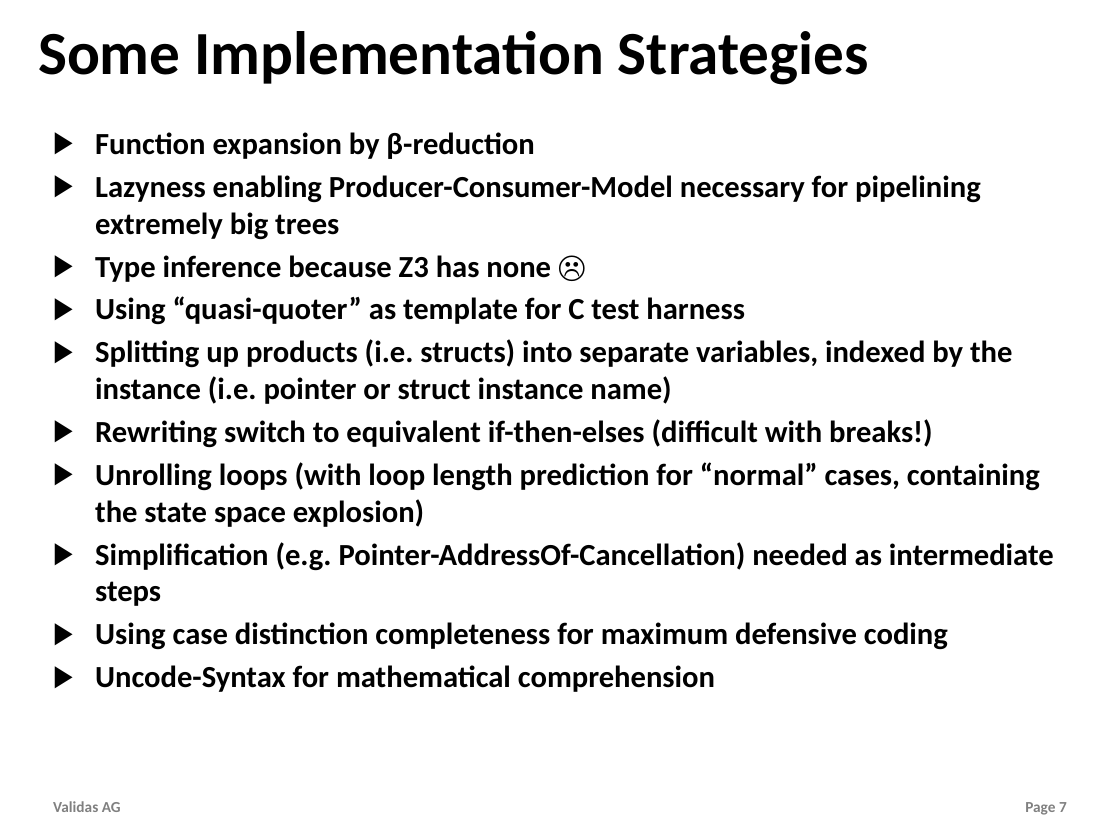
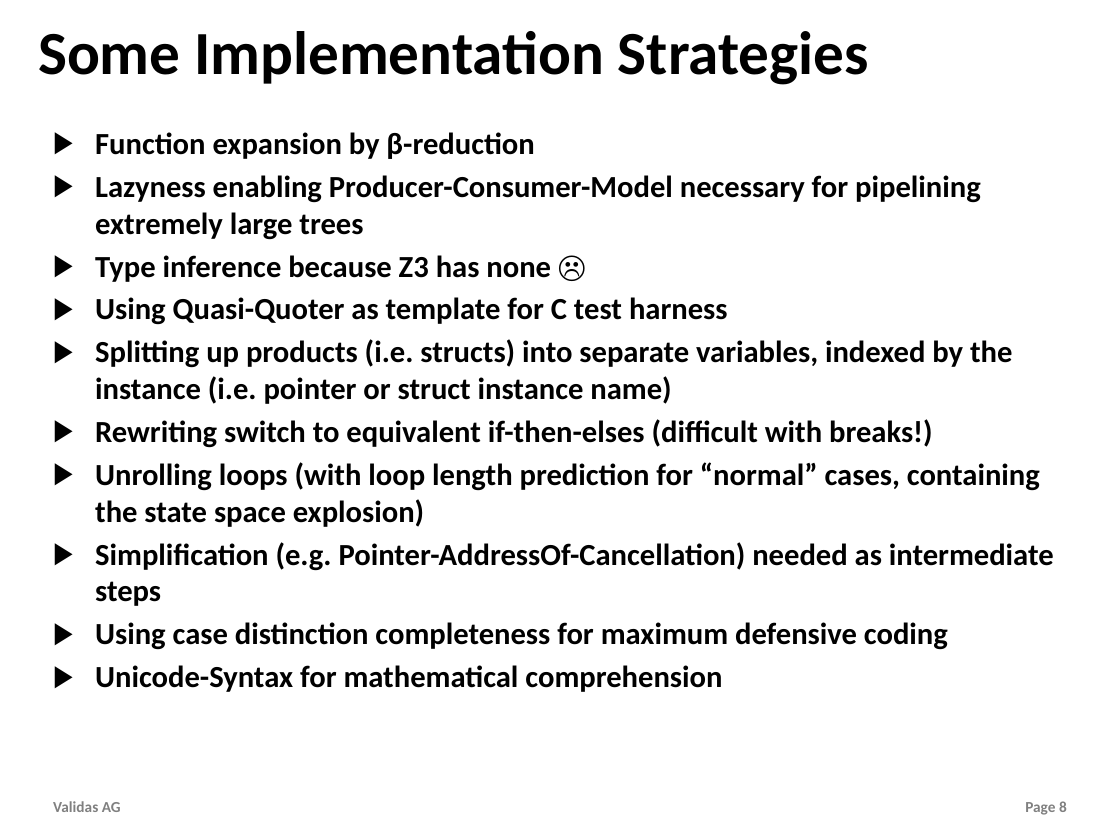
Before and after one commit to theoremprover/tvg, a slide deck: slide 8 of Vortraege/TestVectorGenerator.pptx (slide 7 before the commit). Drawn at 1120x840 pixels with LibreOffice and Linux fonts; fonts in the diff are those of the drawing; background and template pictures are left out. Boxes give left, top, right and bottom in pixels: in the first picture for what was removed or moved away, otherwise in the second. Text is boxed around its words. In the diff, an @@ line names an element or a change of style, - is before the commit and + after.

```diff
--- a/Vortraege/TestVectorGenerator.pptx
+++ b/Vortraege/TestVectorGenerator.pptx
@@ text at (x1=95, y1=175, x2=981, y2=240): text changed @@
-▶ Lazyness enabling Producer-Consumer-Model necessary for pipelining extremely big trees
+▶ Lazyness enabling Producer-Consumer-Model necessary for pipelining extremely large trees
@@ text at (x1=95, y1=297, x2=728, y2=325): text changed @@
-▶ Using “quasi-quoter” as template for C test harness
+▶ Using Quasi-Quoter as template for C test harness
@@ text at (x1=95, y1=665, x2=722, y2=692): text changed @@
-▶ Uncode-Syntax for mathematical comprehension
+▶ Unicode-Syntax for mathematical comprehension
@@ page number at (x1=1025, y1=801, x2=1067, y2=815): text changed @@
-Page 7
+Page 8
```
Also in this commit, not shown: 4 other slides changed, 1 slide added, 1 other file.
